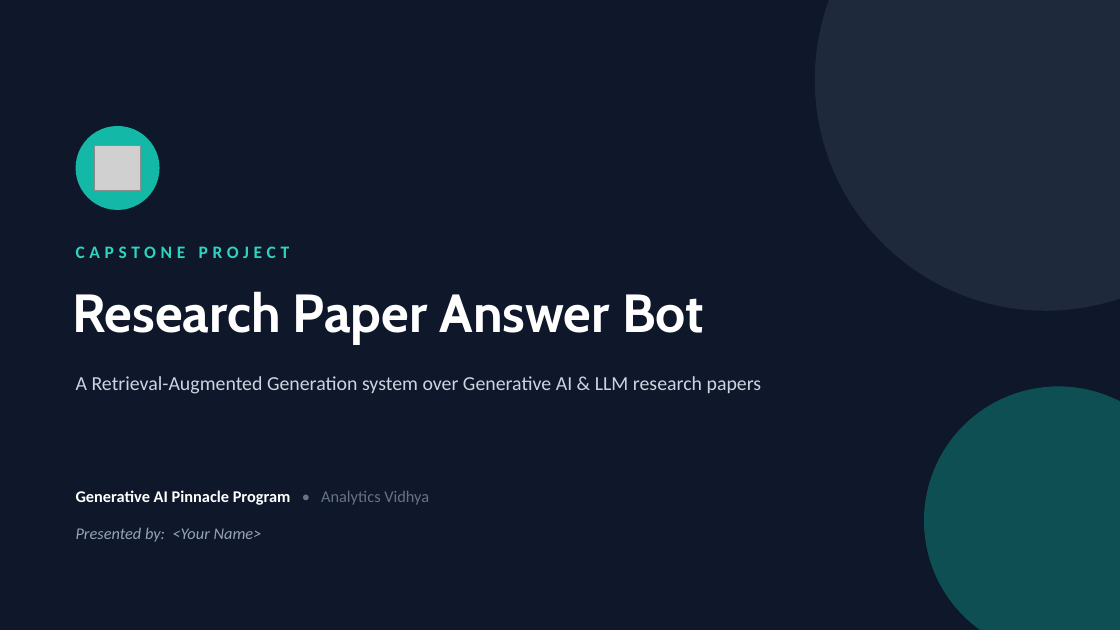
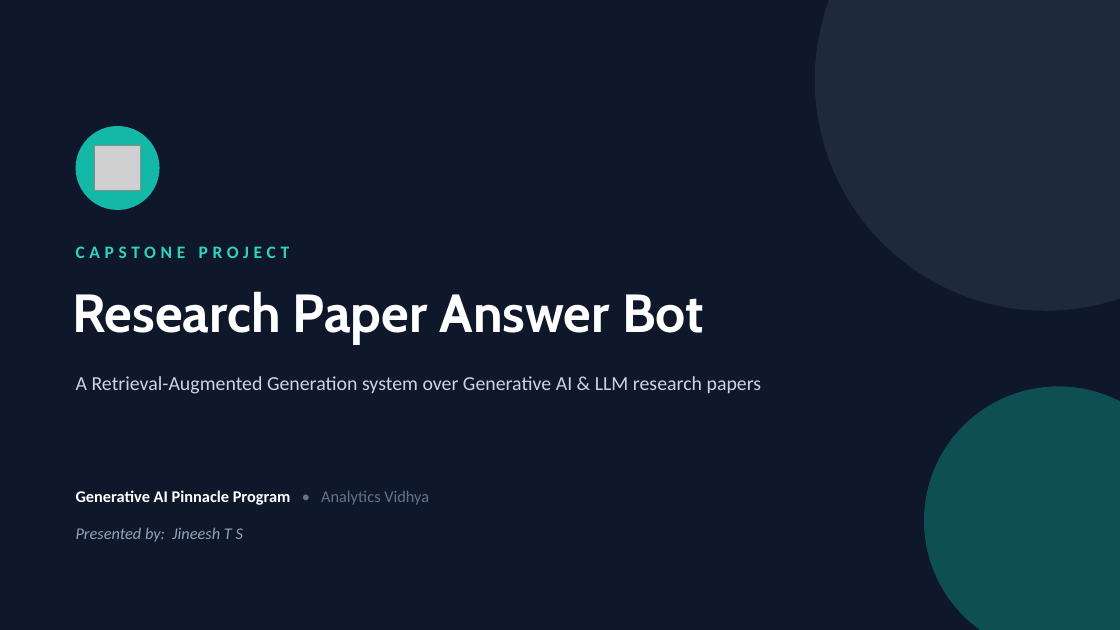
Before and after one commit to JineeshTS/AnalyticsVidhyaCapstone, a slide deck: slide 1 of Capstone_Research_Paper_Answer_Bot.pptx. Drawn at 1120x630 pixels with LibreOffice and Linux fonts; fonts in the diff are those of the drawing; grey boxes stand for pictures. Boxes give left, top, right and bottom in pixels: in the first picture for what was removed or moved away, otherwise in the second. Text is boxed around its words. In the diff, an @@ line names an element or a change of style, - is before the commit and + after.

```diff
--- a/Capstone_Research_Paper_Answer_Bot.pptx
+++ b/Capstone_Research_Paper_Answer_Bot.pptx
@@ text at (x1=76, y1=527, x2=243, y2=542): text changed @@
-Presented by: <Your Name>
+Presented by: Jineesh T S
```
Also in this commit, not shown: 5 other slides changed, 4 slides added.
